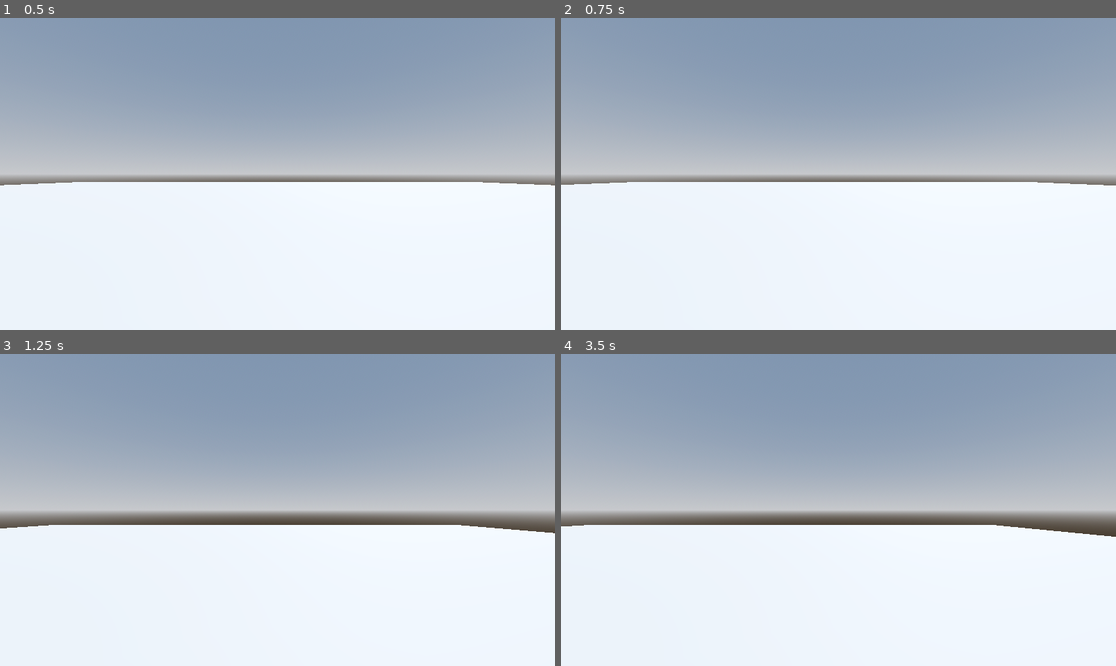
Above: before the commit, frames 1-4 (two rows, left to right).
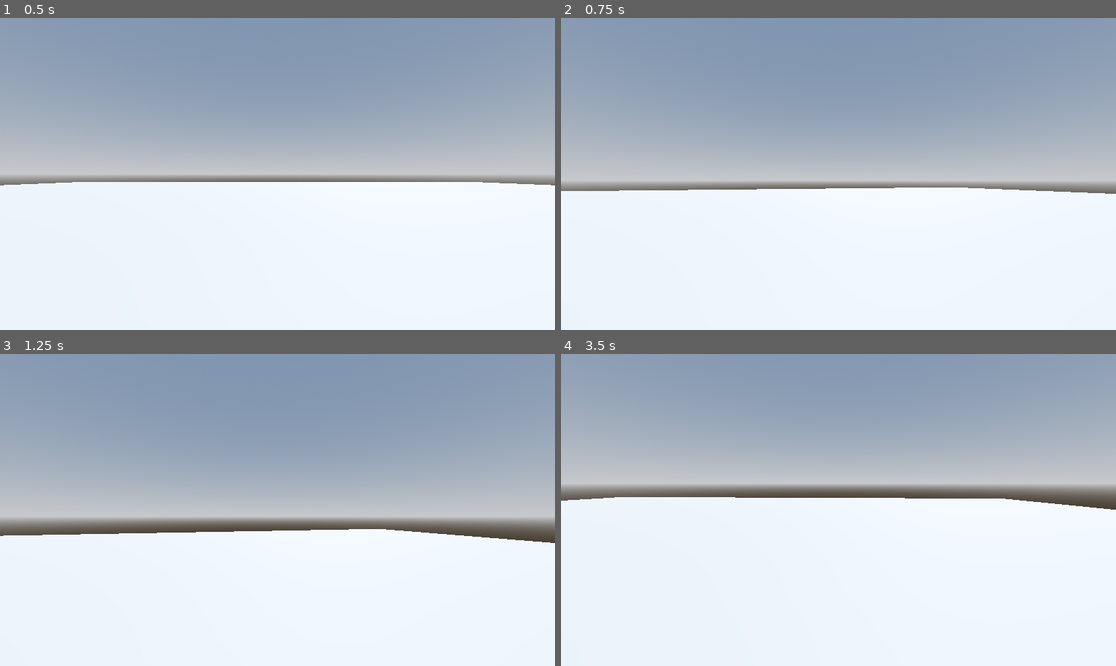
Above: after the commit, the same moments.

Repository: BlizniukDM/robo-rampage
Game: Godot game, scene res://levels/sand_box.tscn
Same seed, same stepped clock (60 frames per second), same inputs: the game is played once before the commit and once after it.
Inputs (mouse positions are in pixels of both pictures, inside the frame that each line leads up to):
- Up to frame 1 (0.5 s): no input
- Up to frame 2 (0.75 s): tap Enter at 0.5 s; move the mouse to (960, 158) at 0.52 s; hold D (right) from 0.53 s (still down)
- Up to frame 3 (1.25 s): keep holding D (right); tap Space (jump) at 0.77 s
- Up to frame 4 (3.5 s): move the mouse to (727, 525) at 1.27 s; release D (right) at 1.28 s; hold S (back) 1.28-2.03 s; tap Space (jump) at 1.52, 3.02 s; move the mouse to (894, 441) at 2.02 s; hold D (right) 2.03-2.78 s; move the mouse to (810, 572) at 2.77 s; hold W (forward) from 2.78 s (still down)

Frame 1 is identical in both runs. In frame 2, 4.4% of the frame differs, in the area x 0-100%, y 50-57%; in frame 3, 6.9%; in frame 4, 14%, in the area x 0-100%, y 37-59%.

Commit message:
Added the smooth_camera

Diff:
--- a/player/player.gd
+++ b/player/player.gd
@@ -4,11 +4,20 @@
 const SPEED = 5.0
 const JUMP_VELOCITY = 4.5
 
+
+@onready var camera_pivot: Node3D = $CameraPivot
+
+
 # Get the gravity from the project settings to be synced with RigidBody nodes.
 var gravity: float = ProjectSettings.get_setting("physics/3d/default_gravity")
+var mouse_motion = Vector2.ZERO
 
 
+func _ready() -> void:
+    Input.mouse_mode = Input.MOUSE_MODE_CAPTURED
+
 func _physics_process(delta: float) -> void:
+    handle_camera_rotation()
     # Add the gravity.
     if not is_on_floor():
         velocity.y -= gravity * delta
@@ -29,3 +38,20 @@
         velocity.z = move_toward(velocity.z, 0, SPEED)
 
     move_and_slide()
+
+func _input(event: InputEvent) -> void:
+    if event is InputEventMouseMotion:
+        if Input.mouse_mode == Input.MOUSE_MODE_CAPTURED:
+            mouse_motion = -event.relative * 0.001
+    if event.is_action_pressed("ui_cancel"):
+        Input.mouse_mode = Input.MOUSE_MODE_VISIBLE
+
+func handle_camera_rotation() -> void:
+    rotate_y(mouse_motion.x)
+    camera_pivot.rotate_x(mouse_motion.y)
+    camera_pivot.rotation_degrees.x = clampf(
+        camera_pivot.rotation_degrees.x,
+        -90.0,
+         90.0
+    )
+    mouse_motion = Vector2.ZERO
--- a/player/player.tscn
+++ b/player/player.tscn
@@ -1,6 +1,7 @@
-[gd_scene load_steps=4 format=3 uid="uid://cj7hdncn2lvgk"]
+[gd_scene load_steps=5 format=3 uid="uid://cj7hdncn2lvgk"]
 
 [ext_resource type="Script" path="res://player/player.gd" id="1_283dg"]
+[ext_resource type="Script" path="res://player/smooth_camera.gd" id="2_as3j3"]
 
 [sub_resource type="CapsuleMesh" id="CapsuleMesh_u3cjg"]
 
@@ -15,5 +16,10 @@
 [node name="CollisionShape3D" type="CollisionShape3D" parent="."]
 shape = SubResource("CapsuleShape3D_p7g5a")
 
-[node name="Camera3D" type="Camera3D" parent="."]
+[node name="CameraPivot" type="Node3D" parent="."]
 transform = Transform3D(1, 0, 0, 0, 1, 0, 0, 0, 1, 2.08165e-12, 0.3, 2.08165e-12)
+
+[node name="SmoothCamera" type="Camera3D" parent="CameraPivot"]
+top_level = true
+script = ExtResource("2_as3j3")
+speed = 44.0
--- /dev/null
+++ b/player/smooth_camera.gd
@@ -0,0 +1,13 @@
+extends Camera3D
+
+
+@export var speed : float
+
+
+func _physics_process(delta: float) -> void:
+    var weight = clamp(delta * speed, 0.0, 1.0)
+    global_transform = global_transform.interpolate_with(
+        get_parent().global_transform,
+        weight
+    )
+    global_position = get_parent().global_position
